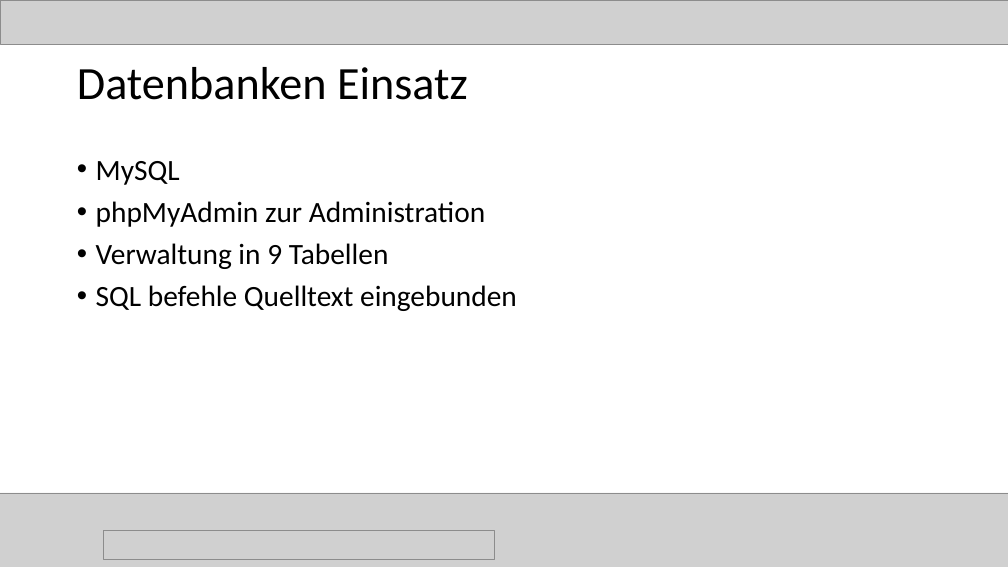
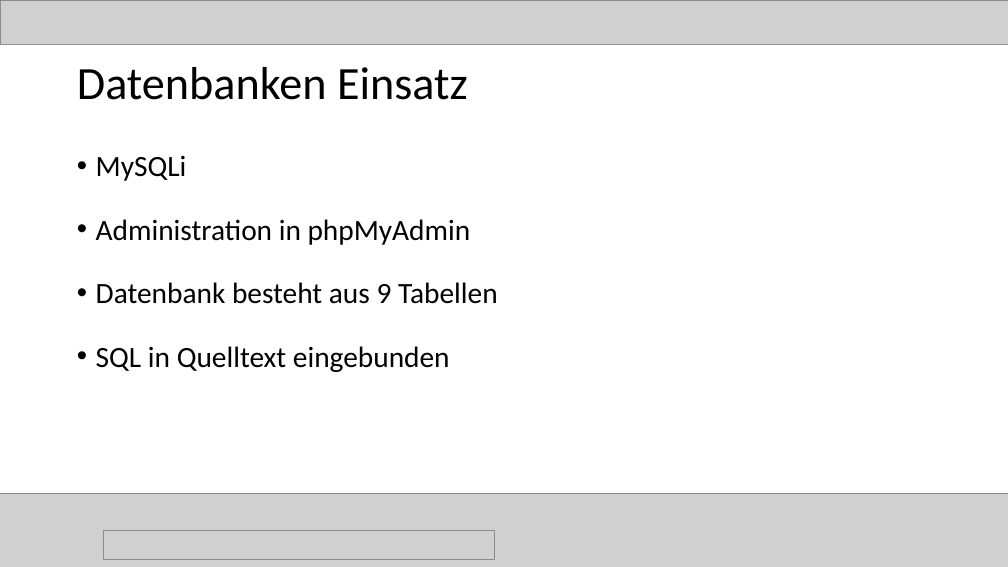
Before and after one commit to magharmi/StudentenFuerStudenten, a slide deck: slide 11 of Power Point/final.pptx (slide 14 before the commit). Drawn at 1008x567 pixels with LibreOffice and Linux fonts; fonts in the diff are those of the drawing; grey boxes stand for pictures. Boxes give left, top, right and bottom in pixels: in the first picture for what was removed or moved away, otherwise in the second. Text is boxed around its words. In the diff, an @@ line names an element or a change of style, - is before the commit and + after.

```diff
--- a/Power Point/final.pptx
+++ b/Power Point/final.pptx
@@ text at (96,156,498,372): text changed @@
-• MySQL
-• phpMyAdmin zur Administration
-• Verwaltung in 9 Tabellen
-• SQL befehle Quelltext eingebunden
+• MySQLi
+• Administration in phpMyAdmin
+• Datenbank besteht aus 9 Tabellen
+• SQL in Quelltext eingebunden
```
Also in this commit, not shown: 7 other slides changed, 7 slides added, 6 slides removed.
